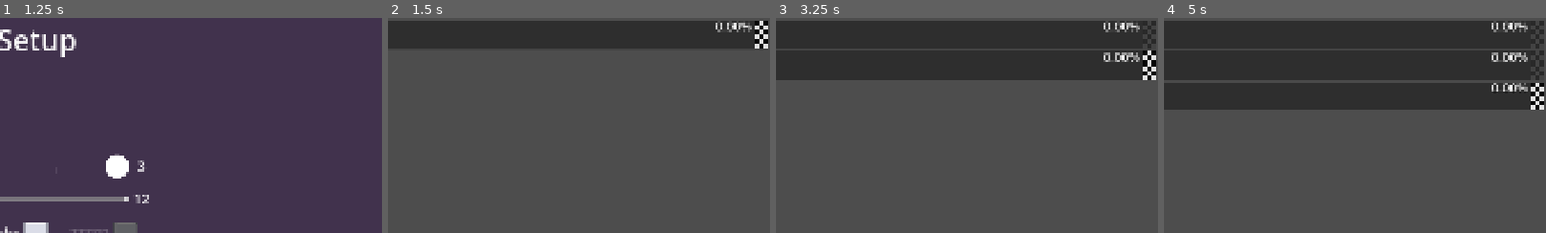
Above: before the commit, frames 1-4 (left to right).
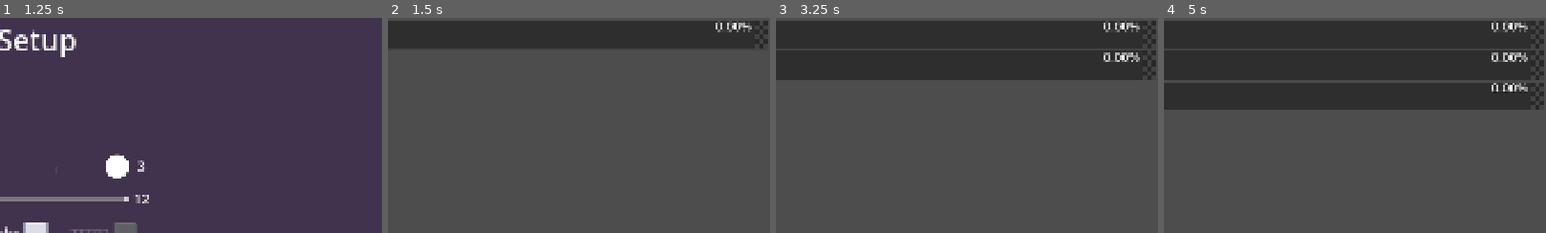
Above: after the commit, the same moments.

Repository: TheGoldenWombat/GoatPicker
Game: Godot game, scene res://hud/menu_controller.tscn
The game is run twice, just before and just after one commit, with the same random seed, the same clock (stepped at 60 frames per second) and the same inputs. Sound files missing from this copy of the repository are replaced by a short silence.
Inputs:
- Up to frame 1 (1.25 s): click "Setup Race" at 0.5 s
- Up to frame 2 (1.5 s): click "Start Race" at 1.25 s
- Up to frame 3 (3.25 s): no input
- Up to frame 4 (5 s): no input
The pictures show only the part of the screen within x 50-100%, y 0-50%; the shares and areas given below are measured in that part.

Frame 1 is identical in both runs. In frame 2, 0.5% of the frame differs, in the area x 96-100%, y 1-15%; in frame 3, 0.5%, in the area x 96-100%, y 15-29%; in frame 4, 0.4%.

Commit message:
Fixed finish line bug

Diff:
--- a/racer.gd
+++ b/racer.gd
@@ -395,6 +395,7 @@
 func _ready() -> void:
 	#resize_racer()
 	#init_racer()
+	update_finishline()
 	update_line()
 
 
